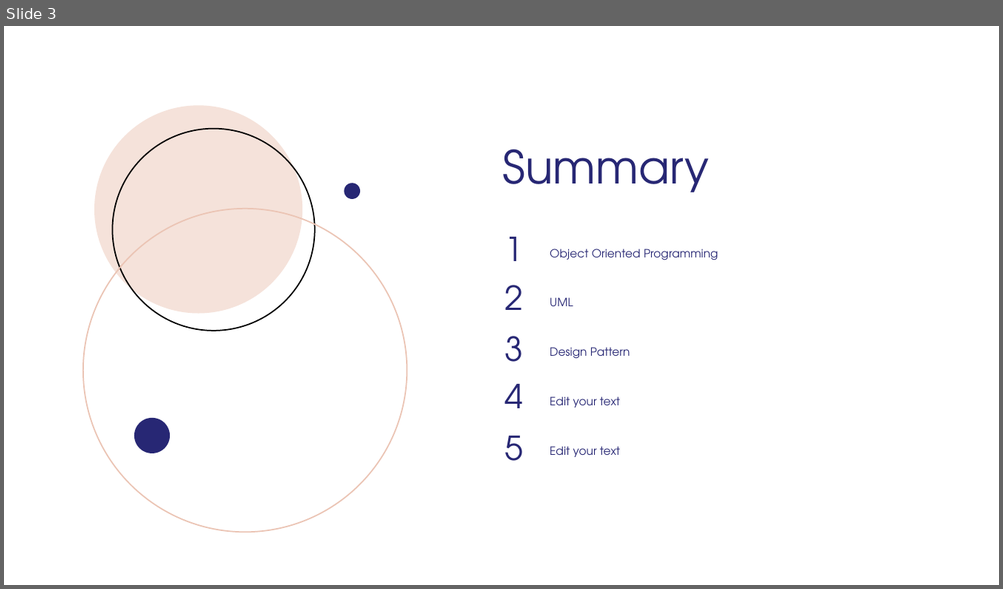
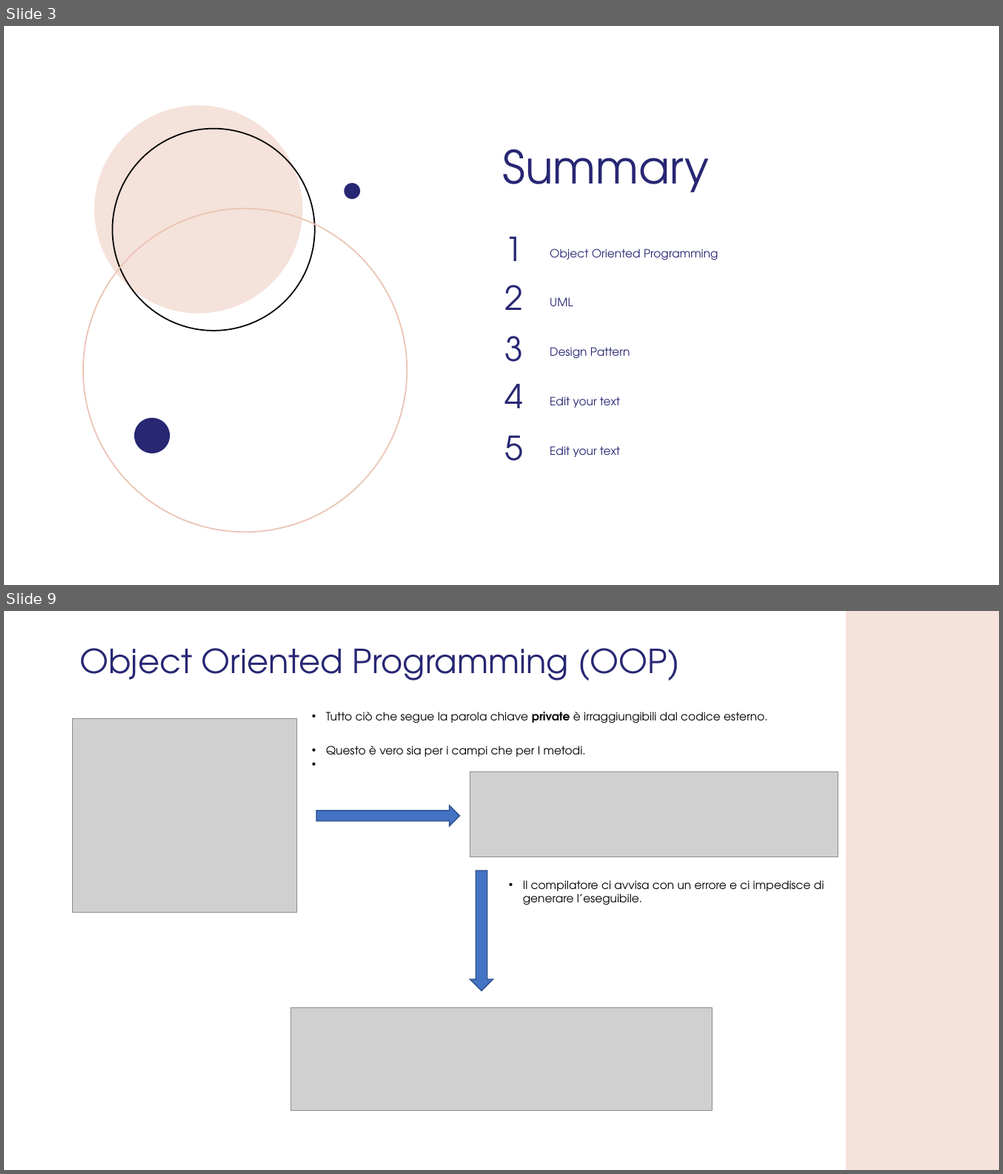
Before and after one commit to GMATZEU42/WS, a slide deck: WS02/WS_2.odp. Shown one above the other, each under a label of ours: slide 3 before the commit, slides 3 and 9 after it; the slides between them are not shown. The pictures are 1003x589 and 1003x1174 pixels, drawn with LibreOffice and Linux fonts; fonts in the diff are those of the drawing; grey boxes stand for pictures; background and template pictures are left out. Boxes give left, top, right and bottom in pixels: in the first picture for what was removed or moved away, otherwise in the second. Text is boxed around its words. In the diff, an @@ line names an element or a change of style, - is before the commit and + after.

```diff
--- a/WS02/WS_2.odp
+++ b/WS02/WS_2.odp
@@ slide 9 added at <box>4,611,999,1170</box>, background #FFFFFF @@
@@ freeform shape added at <box>845,611,999,1170</box>, fill #F5E2DA @@
@@ title added at <box>79,648,679,681</box>, 32 pt, text #272774 @@
+Object Oriented Programming (OOP)
@@ picture added at <box>73,719,297,913</box> @@
@@ text added at <box>326,712,767,757</box>, 11 pt, text #000000 @@
+• Tutto ciò che segue la parola chiave private è irraggiungibili dal codice esterno.
+• Questo è vero sia per i campi che per I metodi.
@@ picture added at <box>470,772,838,857</box> @@
@@ freeform shape added at <box>316,806,460,826</box>, fill #4472C4, outline #2F528F 0.99 pt @@
@@ freeform shape added at <box>470,871,493,991</box>, fill #4472C4, outline #2F528F 0.99 pt @@
@@ text added at <box>523,880,824,906</box>, 11 pt, text #000000 @@
+• Il compilatore ci avvisa con un errore e ci impedisce di generare l’eseguibile.
@@ picture added at <box>290,1008,712,1112</box> @@
```
Also in this commit, not shown: 7 slides changed, 4 other slides added, 1 slide removed, 4 other files.
